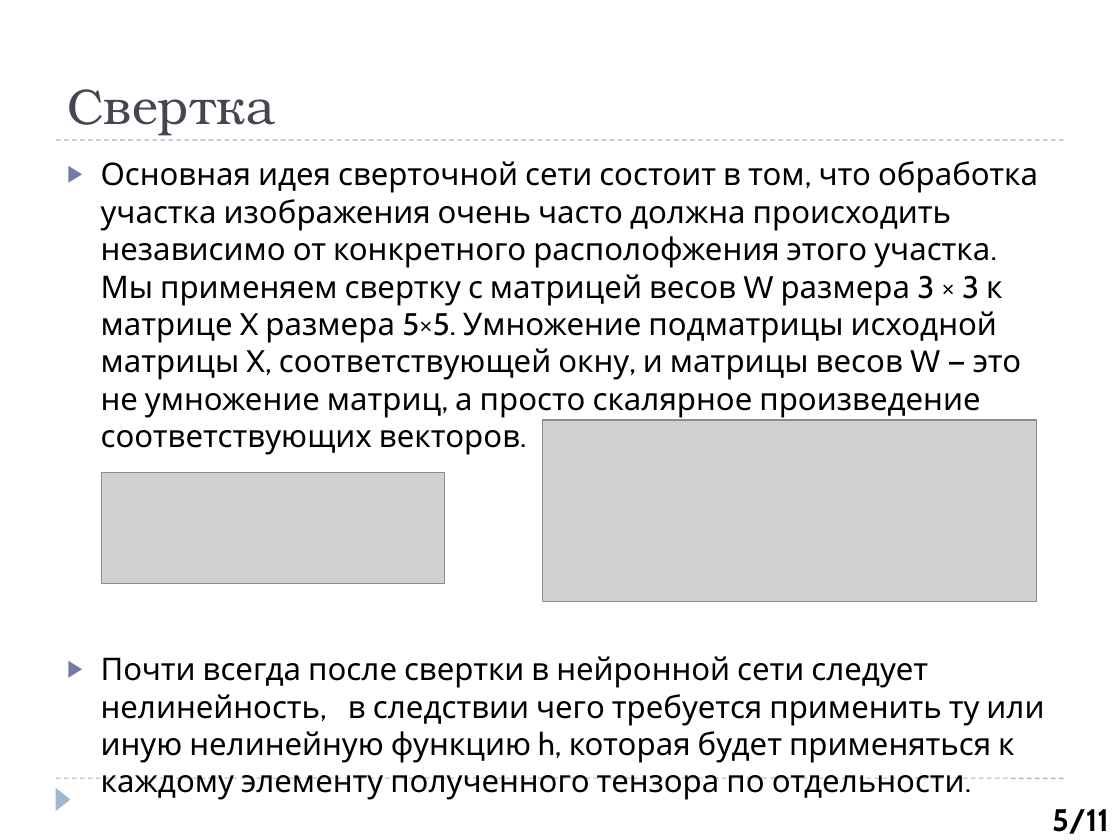
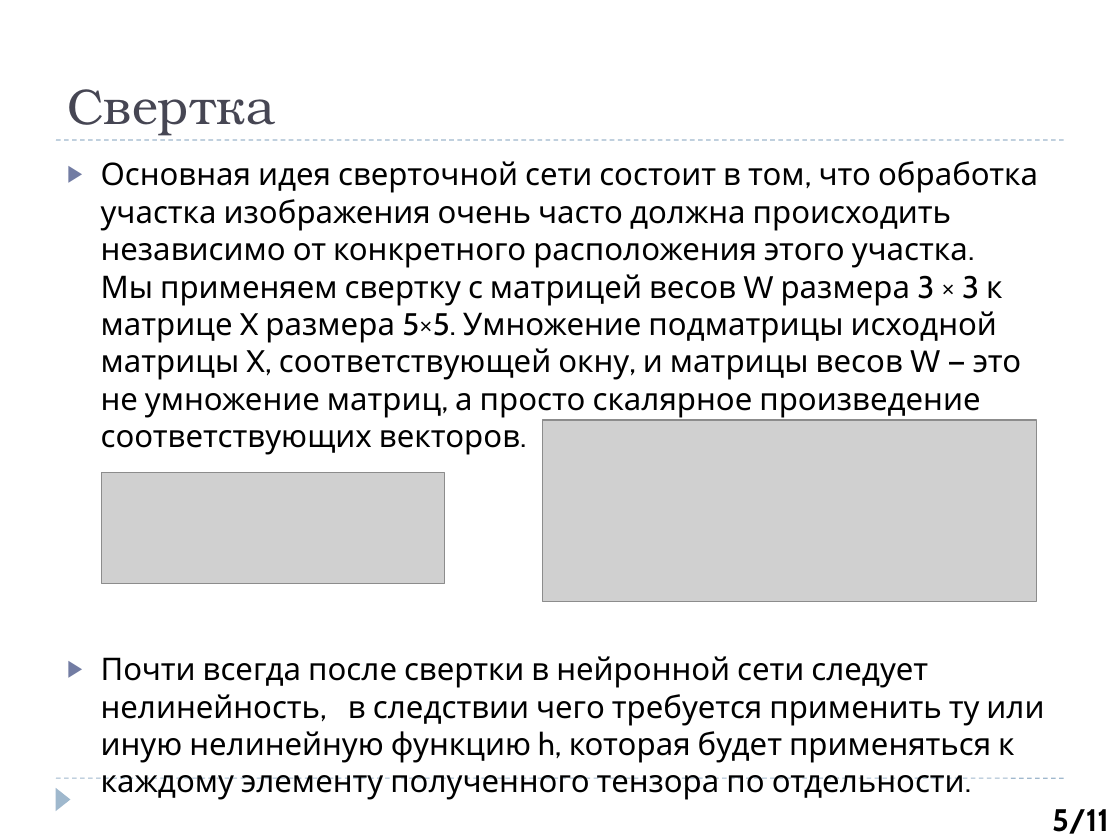
Before and after one commit to misha1020/Disease-diagnosis, a slide deck: slide 5 of CNN Zamanov.pptx. Drawn at 1120x840 pixels with LibreOffice and Linux fonts; fonts in the diff are those of the drawing; grey boxes stand for pictures. Boxes give left, top, right and bottom in pixels: in the first picture for what was removed or moved away, otherwise in the second. Text is boxed around its words. In the diff, an @@ line names an element or a change of style, - is before the commit and + after.

```diff
--- a/CNN Zamanov.pptx
+++ b/CNN Zamanov.pptx
@@ text at <box>101,161,1038,455</box>: text changed @@
-▶ Основная идея сверточной сети состоит в том, что обработка участка изображения очень часто должна происходить независимо от конкретного располофжения этого участка.
-  Мы применяем свертку с матрицей весов W размера 3 × 3 к матрице X размера 5×5. Умножение подматрицы исходной матрицы X, соответствующей окну, и матрицы весов W — это не умножение матриц, а просто скалярное произведение соответствующих векторов.
+▶ Основная идея сверточной сети состоит в том, что обработка участка изображения очень часто должна происходить независимо от конкретного расположения этого участка.
+  Мы применяем свертку с матрицей весов W размера 3 × 3 к матрице X размера 5×5. Умножение подматрицы исходной матрицы X, соответствующей окну, и матрицы весов W — это не умножение матриц, а просто скалярное произведение соответствующих векторов.
```
Also in this commit, not shown: 4 other files.
